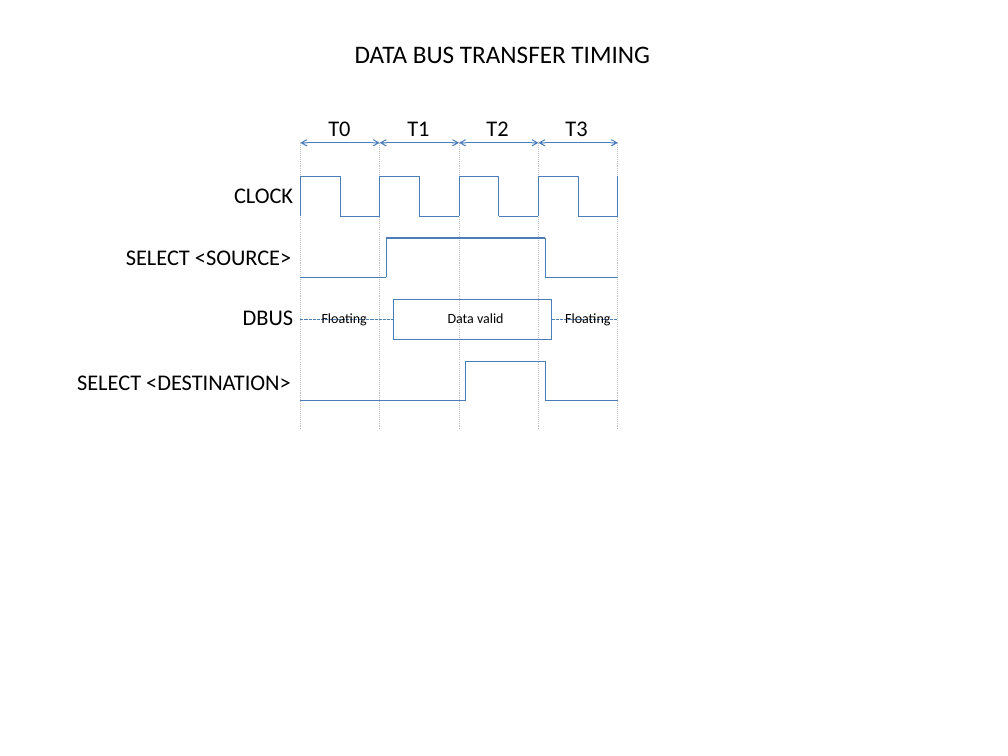
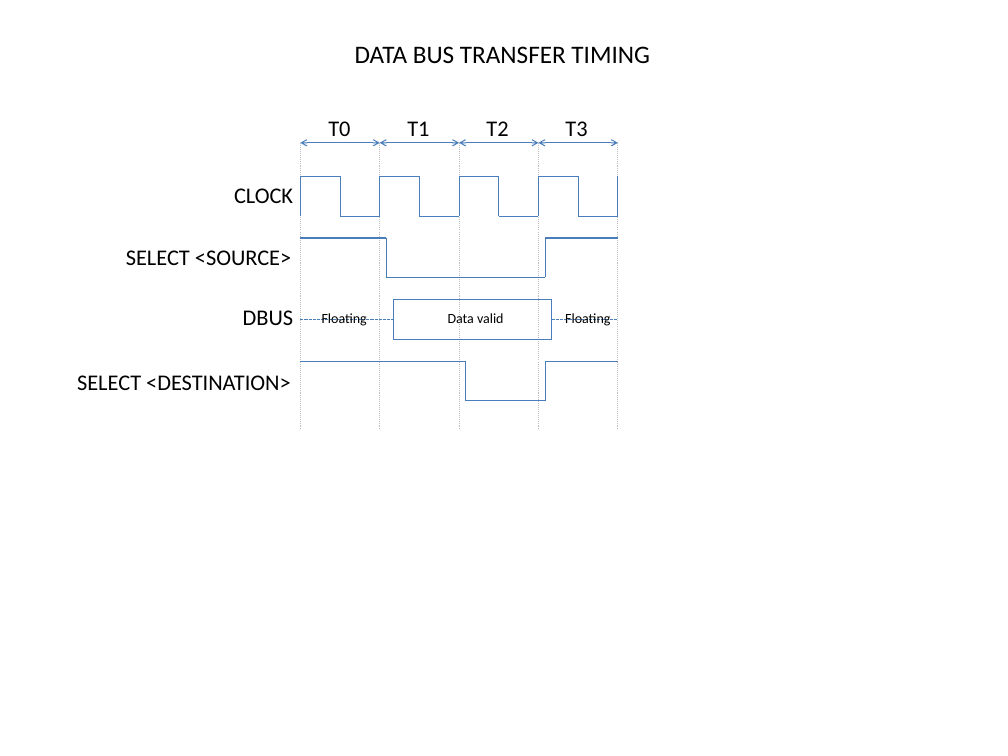
Before and after one commit to EarthGMS/Matsuzaka-I-Document, a slide deck: slide 3 of CPU Design/L1IsDrawings.pptx. Drawn at 1008x756 pixels with LibreOffice and Linux fonts; fonts in the diff are those of the drawing. Boxes give left, top, right and bottom in pixels: in the first picture for what was removed or moved away, otherwise in the second. Text is boxed around its words. In the diff, an @@ line names an element or a change of style, - is before the commit and + after.

```diff
--- a/CPU Design/L1IsDrawings.pptx
+++ b/CPU Design/L1IsDrawings.pptx
@@ line moved from (386, 238) - (545, 238) to (386, 277) - (545, 277) @@
@@ 4 lines: place and size @@
-4 lines at (300,277,618,401)
+4 lines at (300,238,618,361)
@@ line moved from (466, 361) - (545, 361) to (466, 401) - (545, 401) @@
```
Also in this commit, not shown: 2 other slides changed, 3 slides added, 4 other files.
